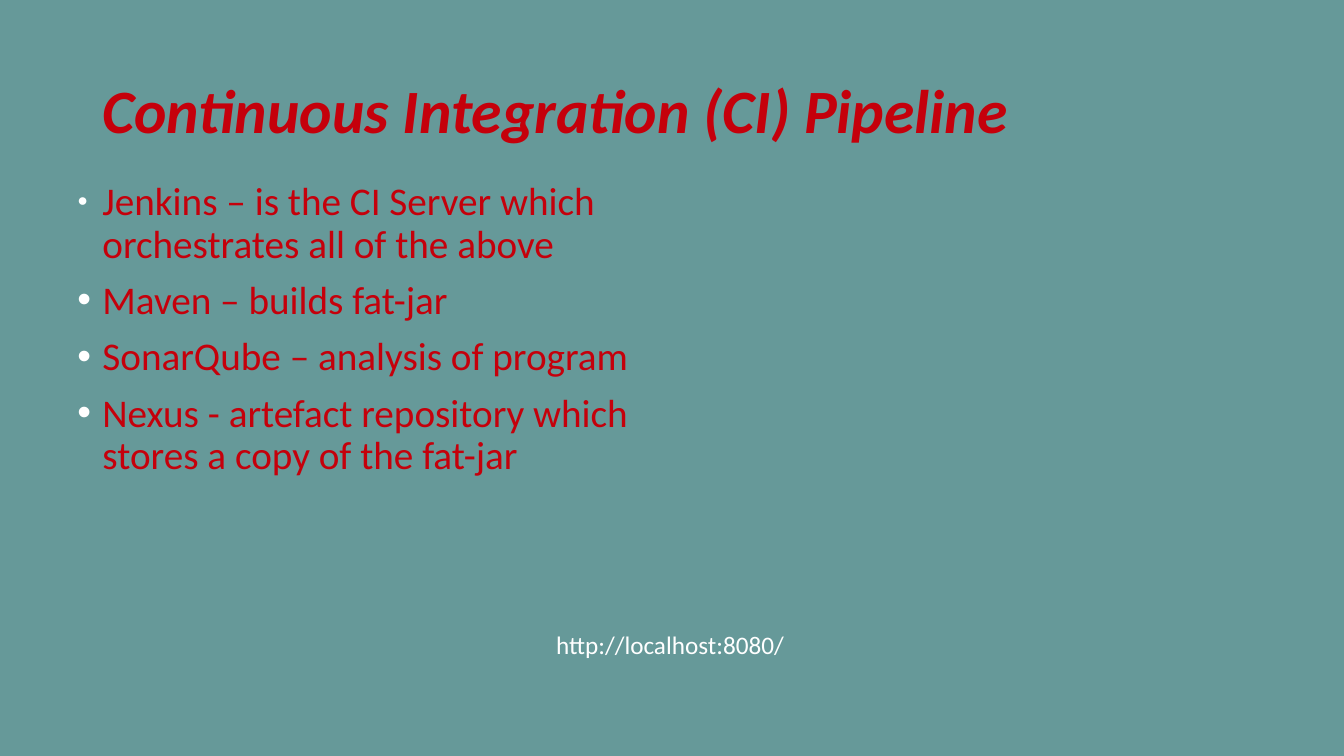
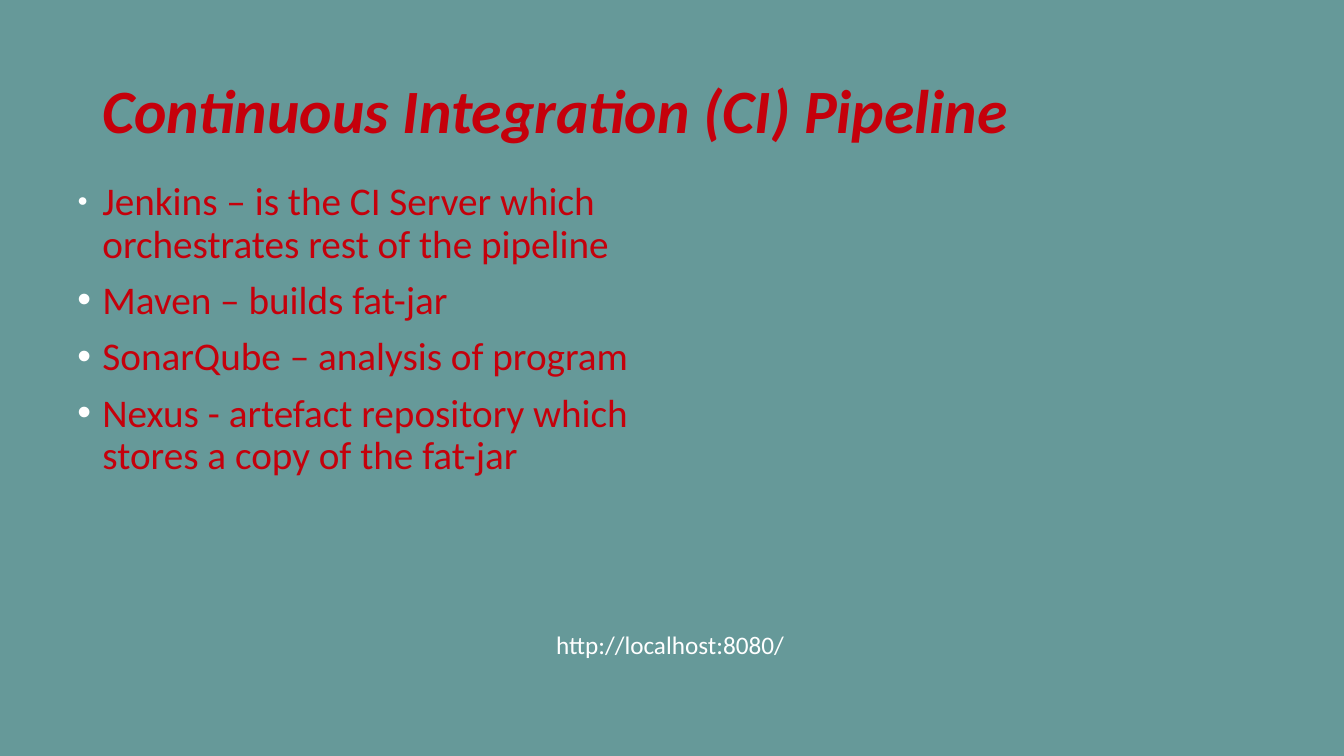
Before and after one commit to sosbourneQA/ims, a slide deck: slide 9 of Project Documents/QA Individual Project.odp. Drawn at 1344x756 pixels with LibreOffice and Linux fonts; fonts in the diff are those of the drawing. Boxes give left, top, right and bottom in pixels: in the first picture for what was removed or moved away, otherwise in the second. Text is boxed around its words. In the diff, an @@ line names an element or a change of style, - is before the commit and + after.

```diff
--- a/Project Documents/QA Individual Project.odp
+++ b/Project Documents/QA Individual Project.odp
@@ text at (102, 188, 609, 265): text changed @@
-● Jenkins – is the CI Server which orchestrates all of the above
+● Jenkins – is the CI Server which orchestrates rest of the pipeline
```
Also in this commit, not shown: 5 other slides changed, 1 slide removed.
